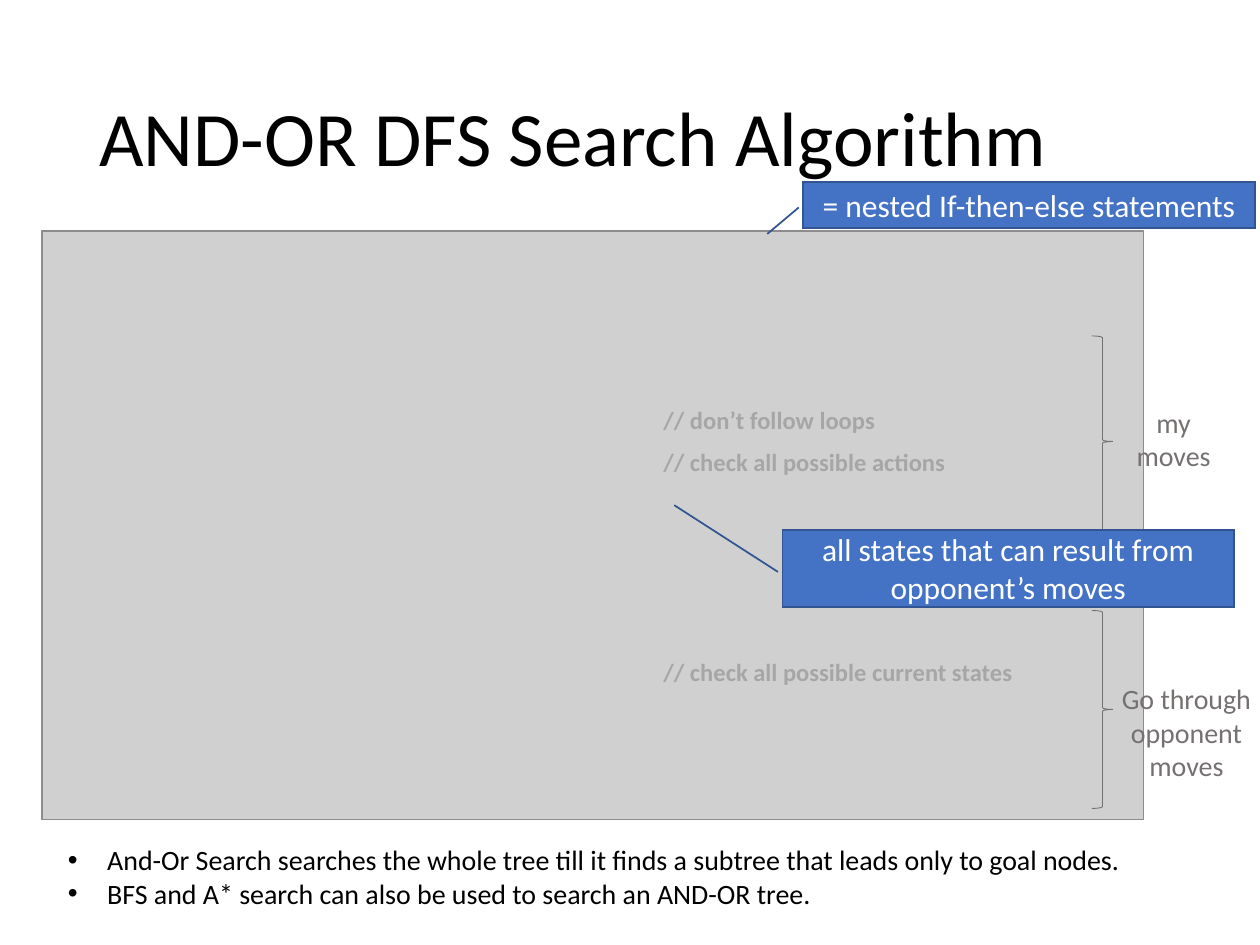
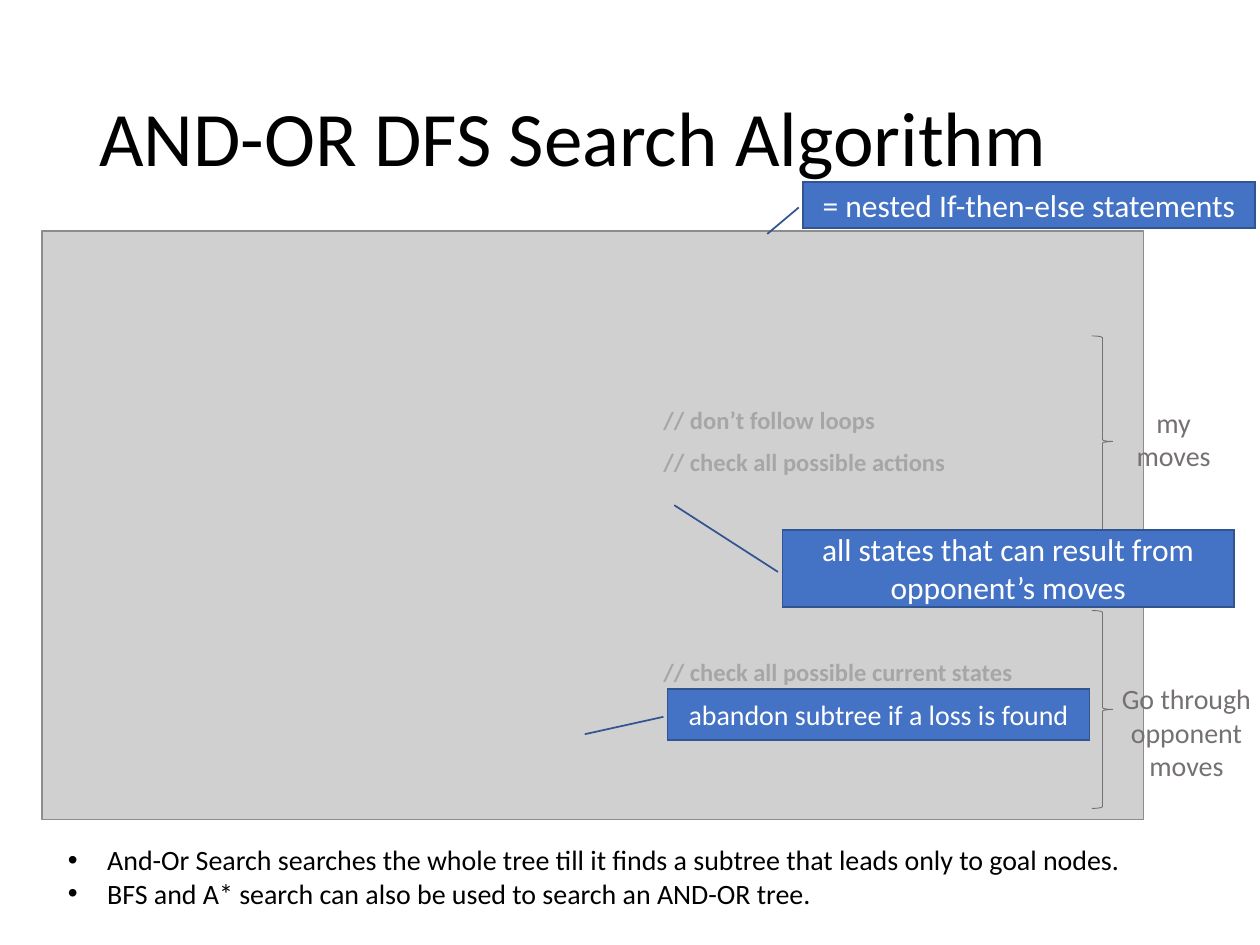
Before and after one commit to mhahsler/CS7320-AI, a slide deck: slide 10 of slides/05_games.pptx. Drawn at 1260x945 pixels with LibreOffice and Linux fonts; fonts in the diff are those of the drawing; grey boxes stand for pictures. Boxes give left, top, right and bottom in pixels: in the first picture for what was removed or moved away, otherwise in the second. Text is boxed around its words. In the diff, an @@ line names an element or a change of style, - is before the commit and + after.

```diff
--- a/slides/05_games.pptx
+++ b/slides/05_games.pptx
@@ border callout added at <box>668,689,1090,740</box>, fill #4472C4, outline #325491 1 pt, 16 pt, text #FFFFFF @@
+abandon subtree if a loss is found
```
Also in this commit, not shown: 2 other slides changed, 1 other file.
